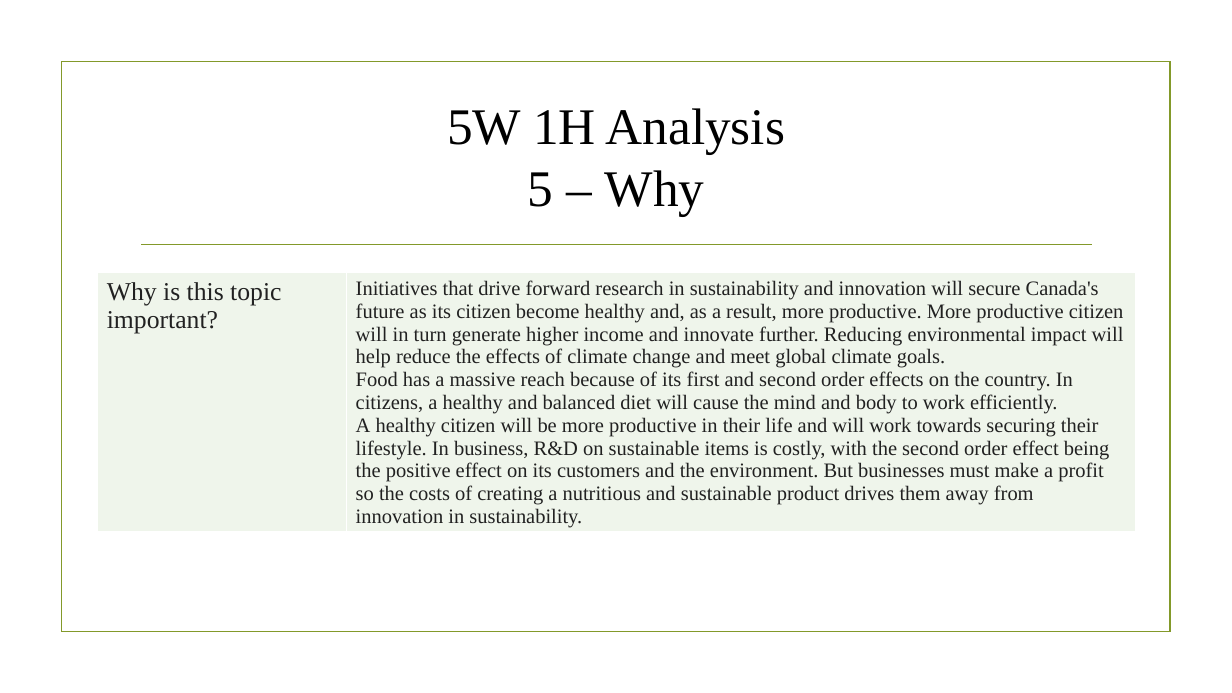
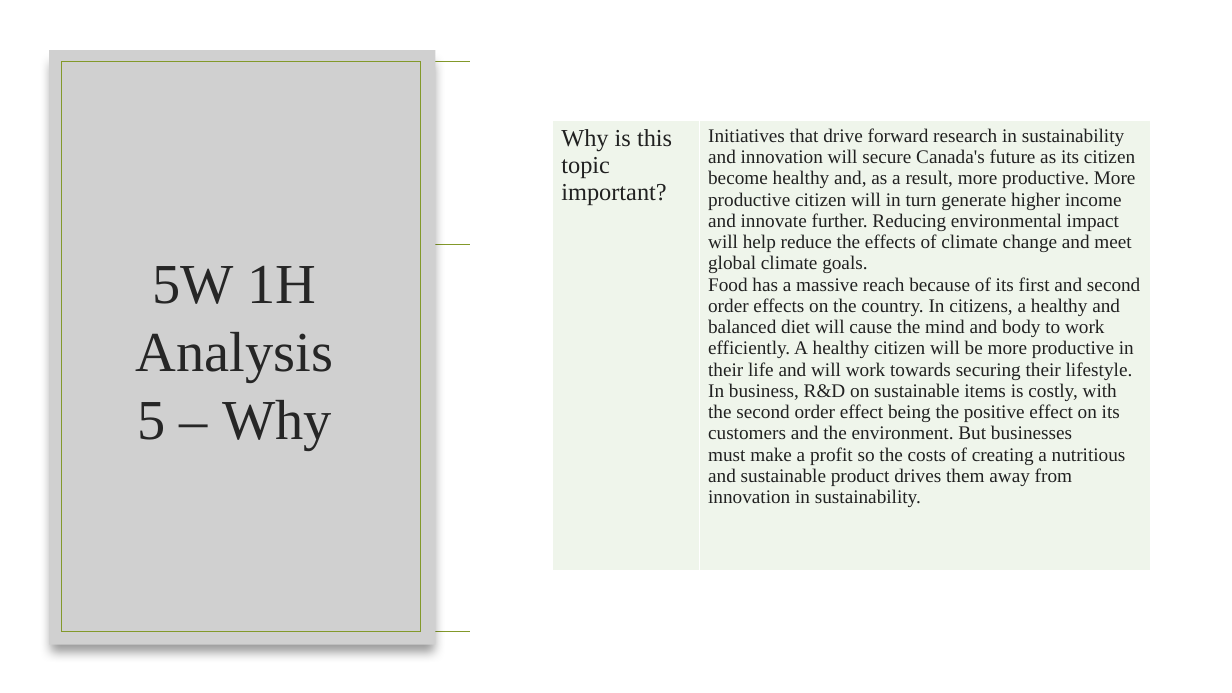
Before and after one commit to KrishnaCD93/DAAN-Capstone-Project, a slide deck: slide 9 of Capstone Presentation.pptx. Drawn at 1232x693 pixels with LibreOffice and Linux fonts; fonts in the diff are those of the drawing; grey boxes stand for pictures; background and template pictures are left out. Boxes give left, top, right and bottom in pixels: in the first picture for what was removed or moved away, otherwise in the second. Text is boxed around its words. In the diff, an @@ line names an element or a change of style, - is before the commit and + after.

```diff
--- a/Capstone Presentation.pptx
+++ b/Capstone Presentation.pptx
@@ rectangle added at <box>470,0,1232,693</box>, fill #FFFFFF @@
@@ picture added at <box>49,50,435,644</box> @@
@@ rectangle added at <box>61,62,420,632</box>, outline #83992A 1.25 pt @@
@@ title "5W 1H Analysis 5 – ...": place and size @@
-title "5W 1H Analysis 5 – ..." at <box>447,108,785,216</box>
+title "5W 1H Analysis 5 – ..." at <box>136,265,333,450</box>
@@ title "5W 1H Analysis 5 – ..." at <box>136,265,333,450</box>: size 40 to 44 pt, text colour #000000 to #262626 @@
@@ table at <box>553,121,1151,572</box> @@
@@ size 20 to 19 pt in "Why is this topic important?" @@
@@ size 16 to 15 pt @@
@@ table: place and size @@
-table at <box>98,273,1136,553</box>
+table at <box>553,121,1151,572</box>
```
Also in this commit, not shown: 21 other slides changed, 2 slides added, 11 other files.
